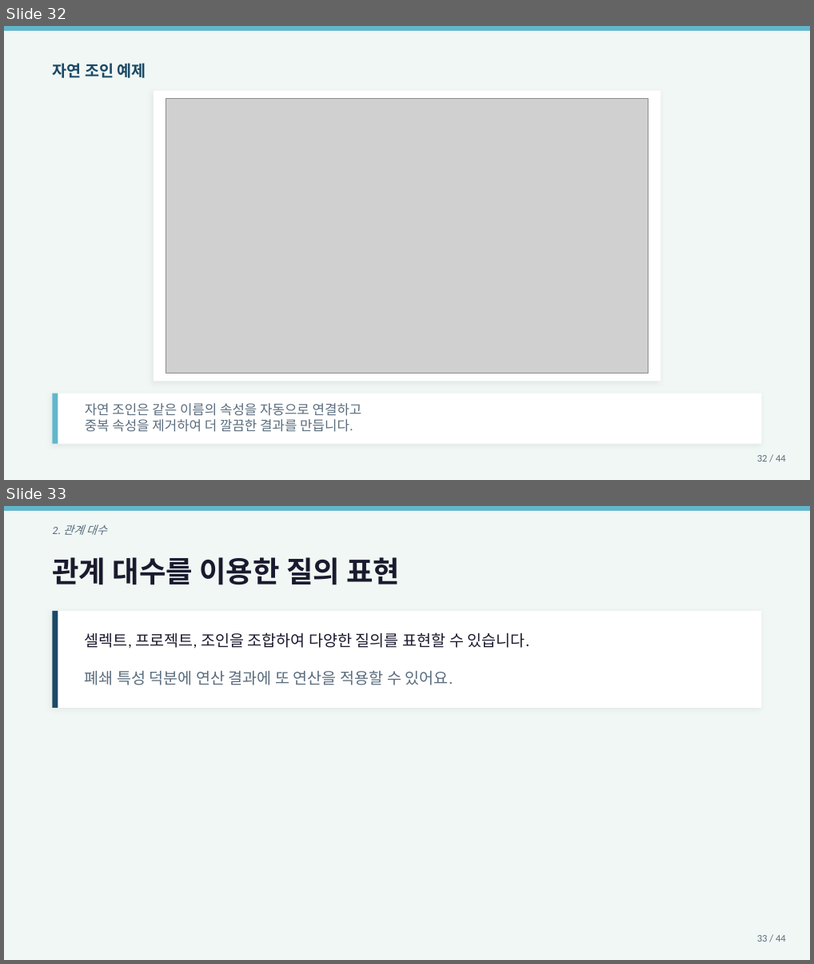
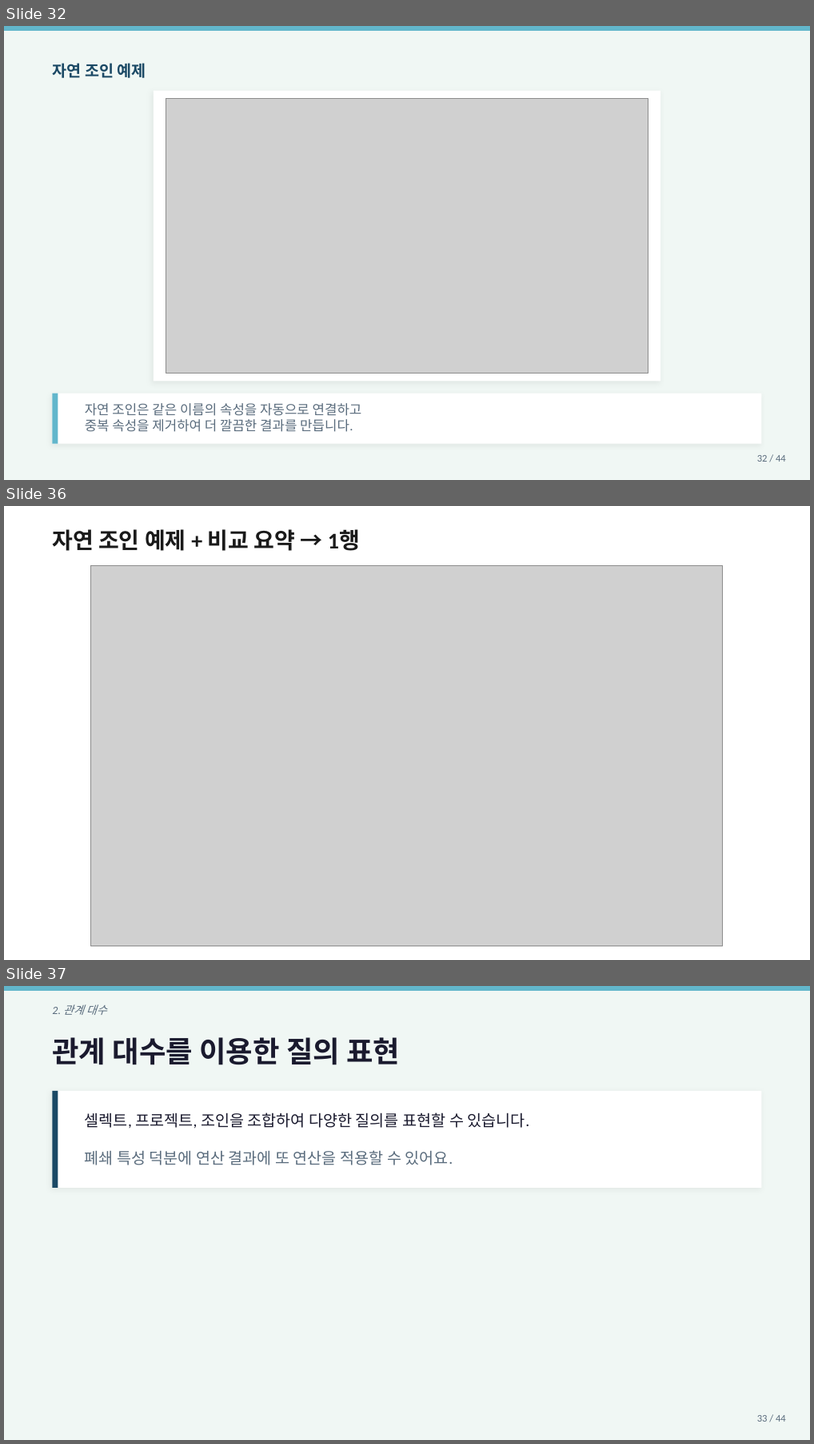
Before and after one commit to Sangdon-Park/Sangdon-Park.github.io, a slide deck: data/DB시스템/6장_관계_데이터_연산_박상돈.pptx. Shown one above the other, each under a label of ours: slides 32 and 33 before the commit, slides 32, 36 and 37 after it; the slides between them are not shown. The pictures are 814x964 and 814x1444 pixels, drawn with LibreOffice and Linux fonts; fonts in the diff are those of the drawing; grey boxes stand for pictures. Boxes give left, top, right and bottom in pixels: in the first picture for what was removed or moved away, otherwise in the second. Text is boxed around its words. In the diff, an @@ line names an element or a change of style, - is before the commit and + after.

```diff
--- a/data/DB시스템/6장_관계_데이터_연산_박상돈.pptx
+++ b/data/DB시스템/6장_관계_데이터_연산_박상돈.pptx
@@ slide 36 added at box(4, 506, 810, 960), background #FFFFFF @@
@@ text added at box(52, 529, 360, 551), 20 pt, text #1A1A1A, bold @@
+자연 조인 예제 + 비교 요약 → 1행
@@ picture added at box(91, 566, 723, 946) @@
@@ what was slide 33 is now slide 37 @@
```
Also in this commit, not shown: 4 slides changed, 4 other slides added, 5 other files.
